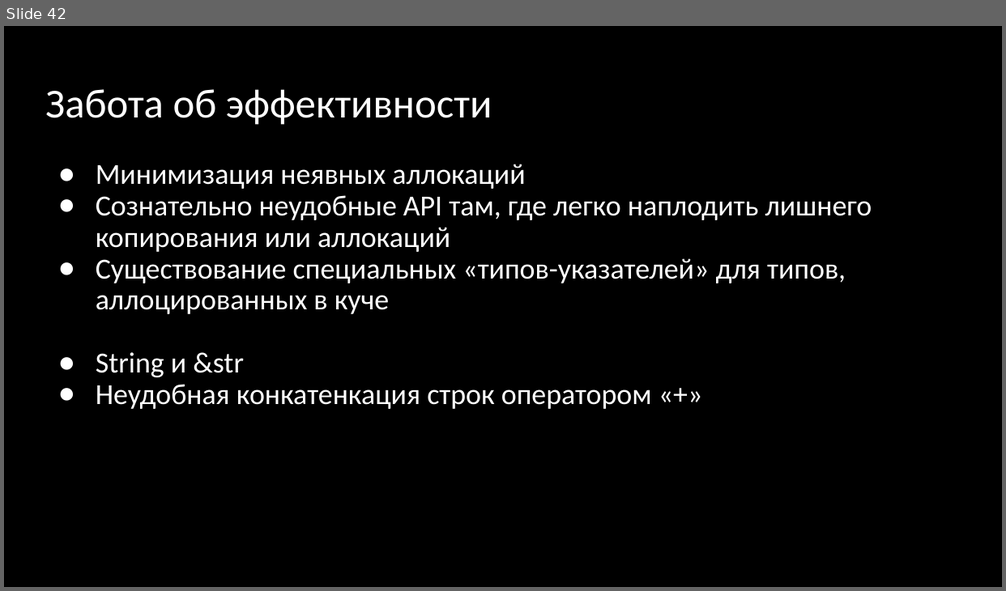
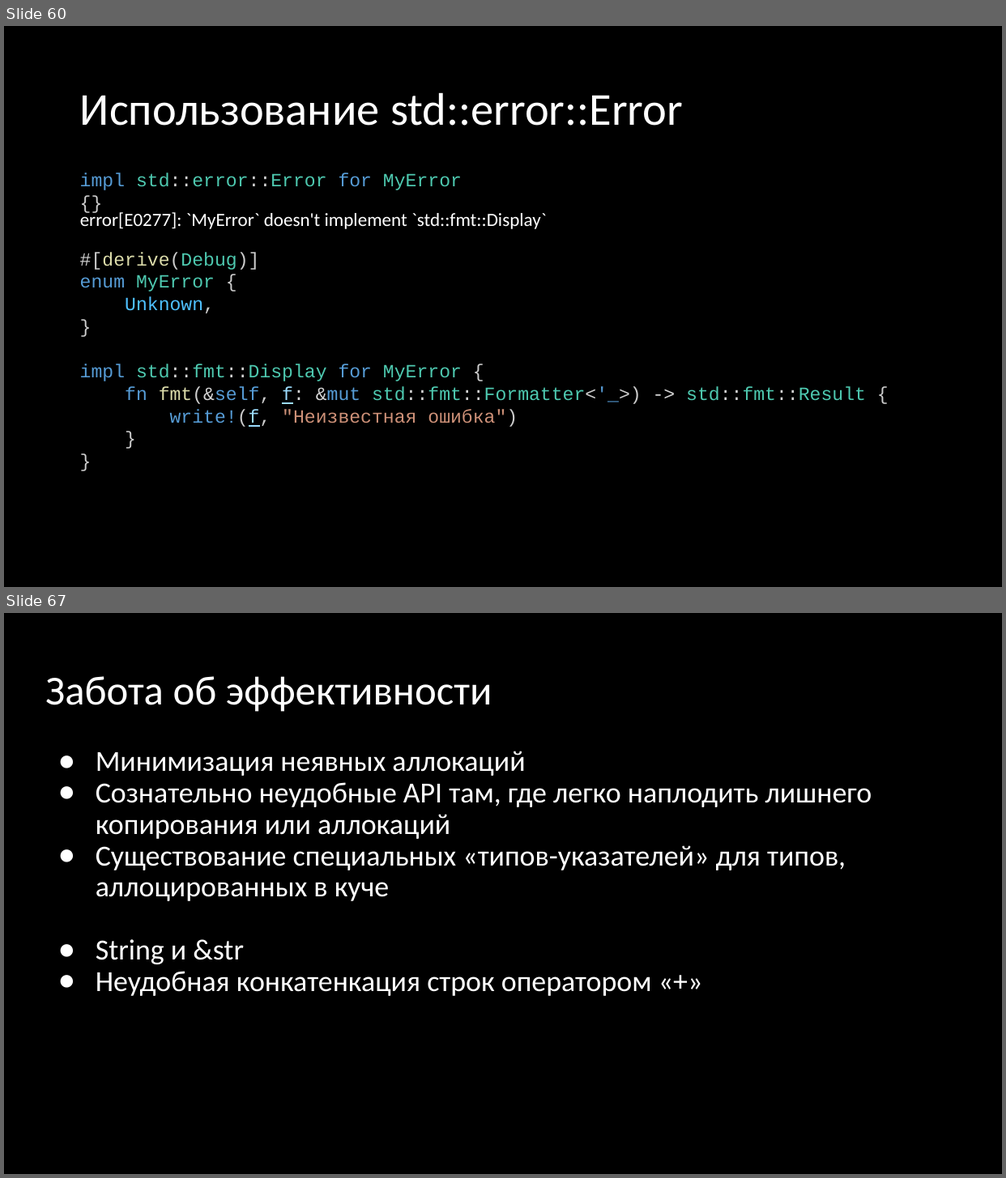
Before and after one commit to Gordon01/learn-rust, a slide deck: keynotes/Rust 2024.pptx. Shown one above the other, each under a label of ours: slide 42 before the commit, slides 60 and 67 after it; the slides between them are not shown. The pictures are 1006x591 and 1006x1178 pixels, drawn with LibreOffice and Linux fonts; fonts in the diff are those of the drawing. Boxes give left, top, right and bottom in pixels: in the first picture for what was removed or moved away, otherwise in the second. Text is boxed around its words. In the diff, an @@ line names an element or a change of style, - is before the commit and + after.

```diff
--- a/keynotes/Rust 2024.pptx
+++ b/keynotes/Rust 2024.pptx
@@ slide 60 added at (4,26,1002,587), background #000000 @@
@@ title added at (80,92,683,126), 44 pt, text #FFFFFF @@
+Использование std::error::Error
@@ text added at (80,173,462,190), 18 pt, text #4EC9B0 @@
+impl std::error::Error for MyError {}
@@ text added at (80,210,546,229), 18 pt, text #FFFFFF @@
+error[E0277]: `MyError` doesn't implement `std::fmt::Display`
@@ text added at (80,252,866,427), 18 pt, text #4EC9B0 @@
+#[derive(Debug)]
+enum MyError {
+Unknown,
+}
+impl std::fmt::Display for MyError {
+fn fmt(&self, f: &mut std::fmt::Formatter<'_>) -> std::fmt::Result {
+write!(f, "Неизвестная ошибка")
+}
+}
@@ what was slide 42 is now slide 67 @@
```
Also in this commit, not shown: 24 other slides added, 9 other files.
